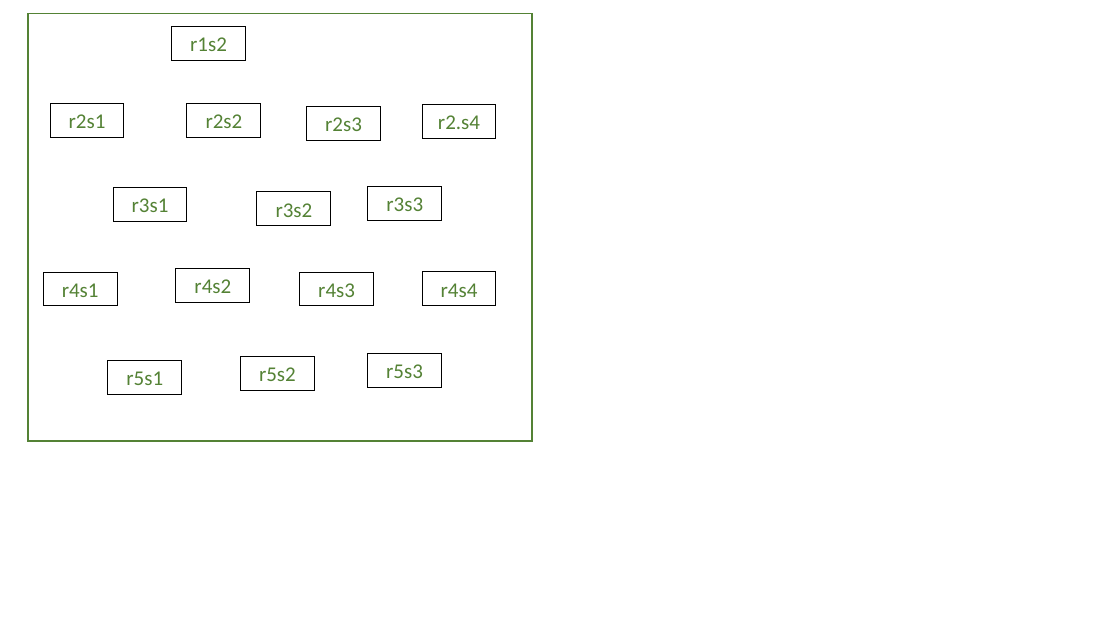
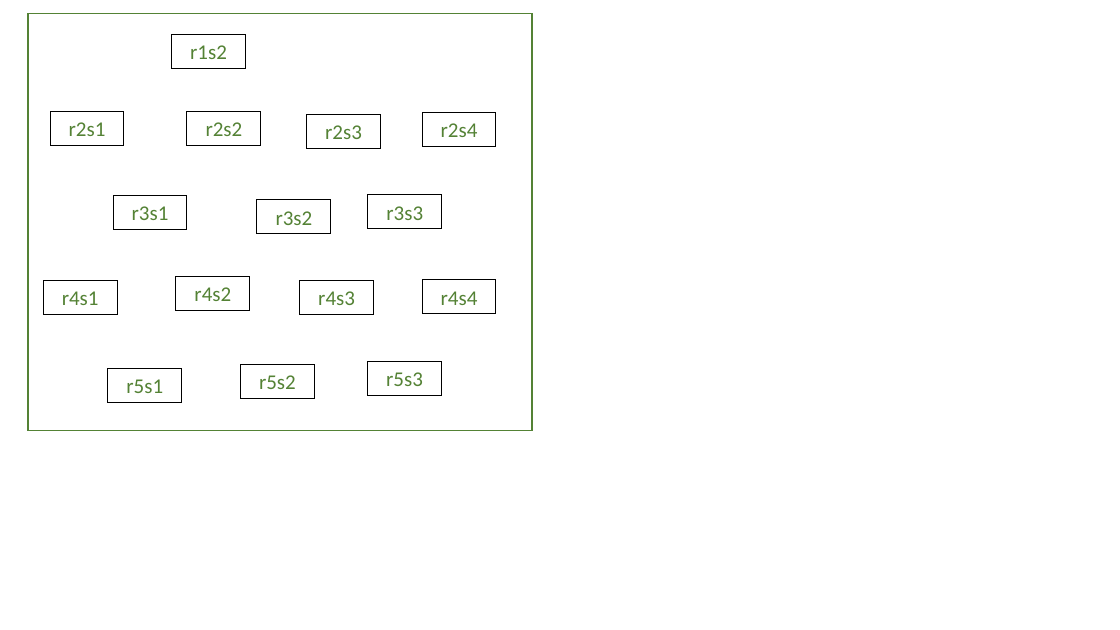
Before and after one commit to prechelt/anwesende, a slide deck: slide 1 of anwesende/static/images/seatname-example.pptx. Drawn at 1120x630 pixels with LibreOffice and Linux fonts; fonts in the diff are those of the drawing. Boxes give left, top, right and bottom in pixels: in the first picture for what was removed or moved away, otherwise in the second. Text is boxed around its words. In the diff, an @@ line names an element or a change of style, - is before the commit and + after.

```diff
--- a/anwesende/static/images/seatname-example.pptx
+++ b/anwesende/static/images/seatname-example.pptx
@@ rectangle: place and size @@
-rectangle at box(28, 13, 532, 441)
+rectangle at box(28, 13, 532, 430)
@@ rectangle "r2s3": place and size @@
-rectangle "r2s3" at box(307, 107, 381, 140)
+rectangle "r2s3" at box(307, 114, 381, 148)
@@ 13 rectangles: place and size @@
-13 rectangles at box(44, 26, 497, 394)
+13 rectangles at box(44, 34, 497, 402)
@@ text in rectangle at box(441, 123, 478, 137): text changed @@
-r2.s4
+r2s4
@@ rectangle "r4s2": place and size @@
-rectangle "r4s2" at box(176, 269, 250, 302)
+rectangle "r4s2" at box(176, 276, 250, 310)
```
Also in this commit, not shown: 2 other files.
